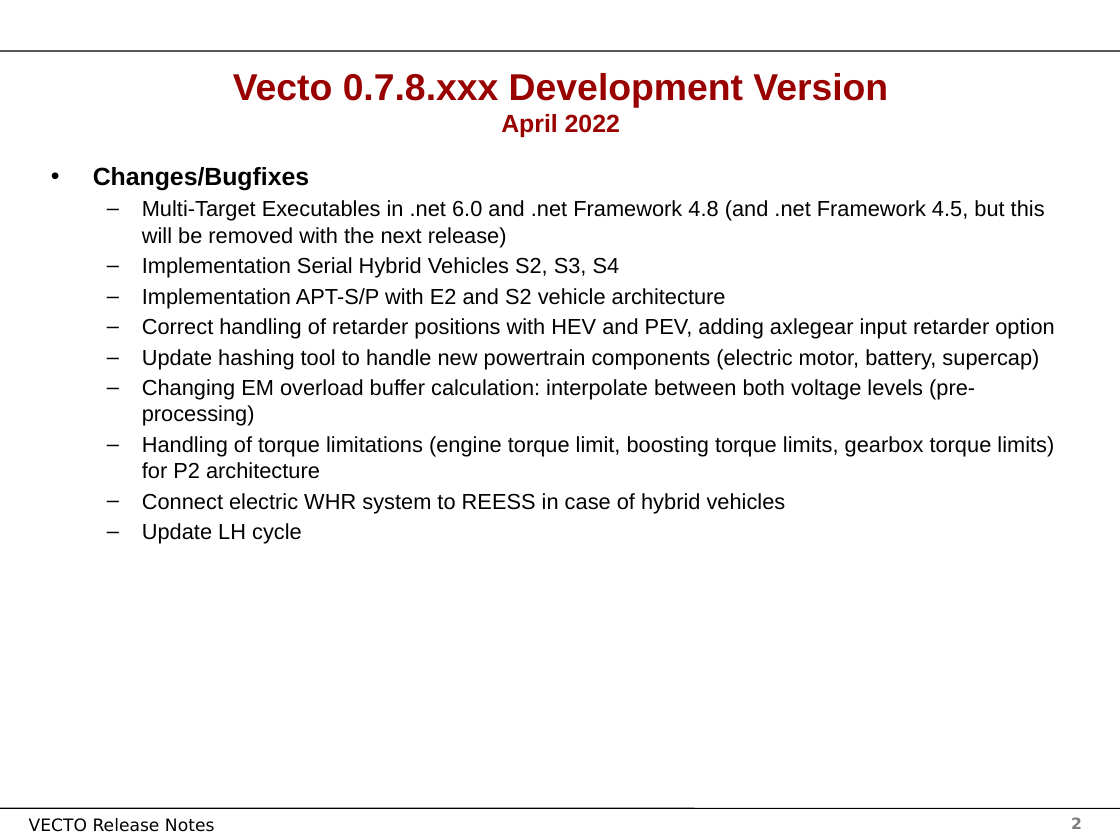
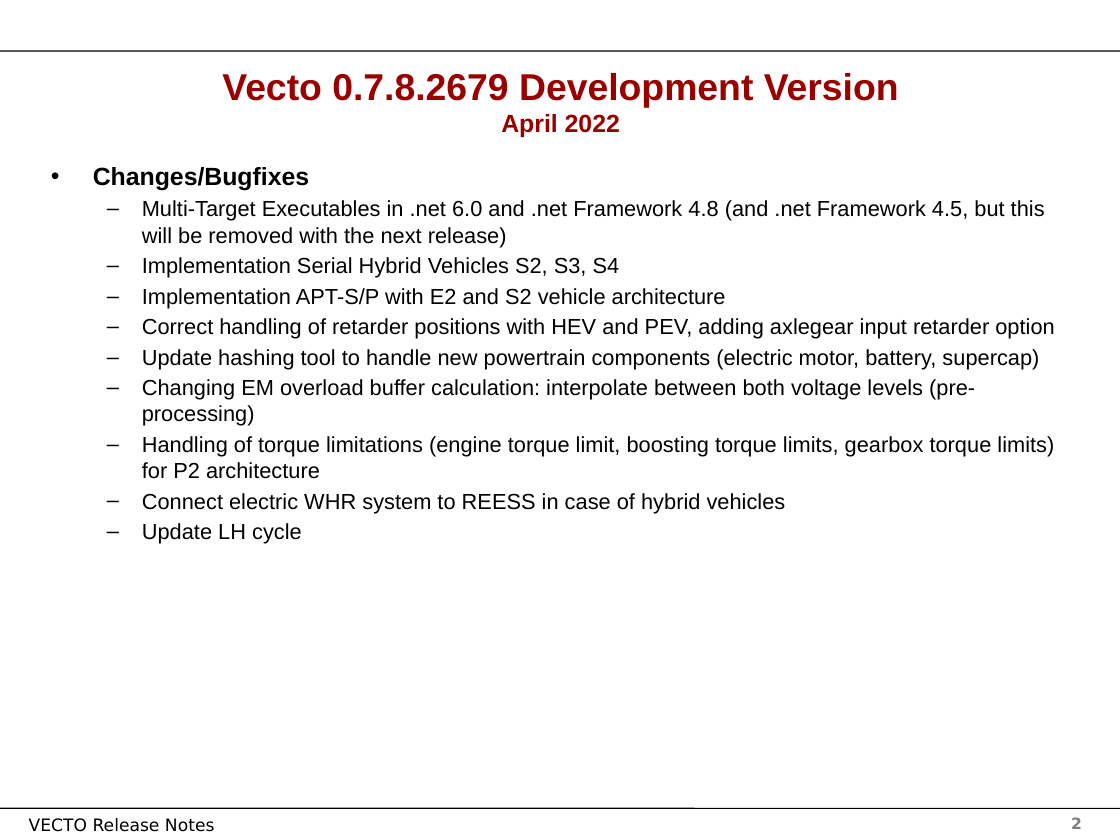
Before and after one commit to tanawadeatharva/BharatVECTO, a slide deck: slide 2 of Documentation/User Manual Source/Release Notes Vecto3.x.pptx. Drawn at 1120x840 pixels with LibreOffice and Linux fonts; fonts in the diff are those of the drawing; background and template pictures are left out. Boxes give left, top, right and bottom in pixels: in the first picture for what was removed or moved away, otherwise in the second. Text is boxed around its words. In the diff, an @@ line names an element or a change of style, - is before the commit and + after.

```diff
--- a/Documentation/User Manual Source/Release Notes Vecto3.x.pptx
+++ b/Documentation/User Manual Source/Release Notes Vecto3.x.pptx
@@ title at bbox=[222, 73, 899, 137]: text changed @@
-Vecto 0.7.8.xxx Development Version
-April 2022
+Vecto 0.7.8.2679 Development Version
+April 2022
```
Also in this commit, not shown: 3 other files.
